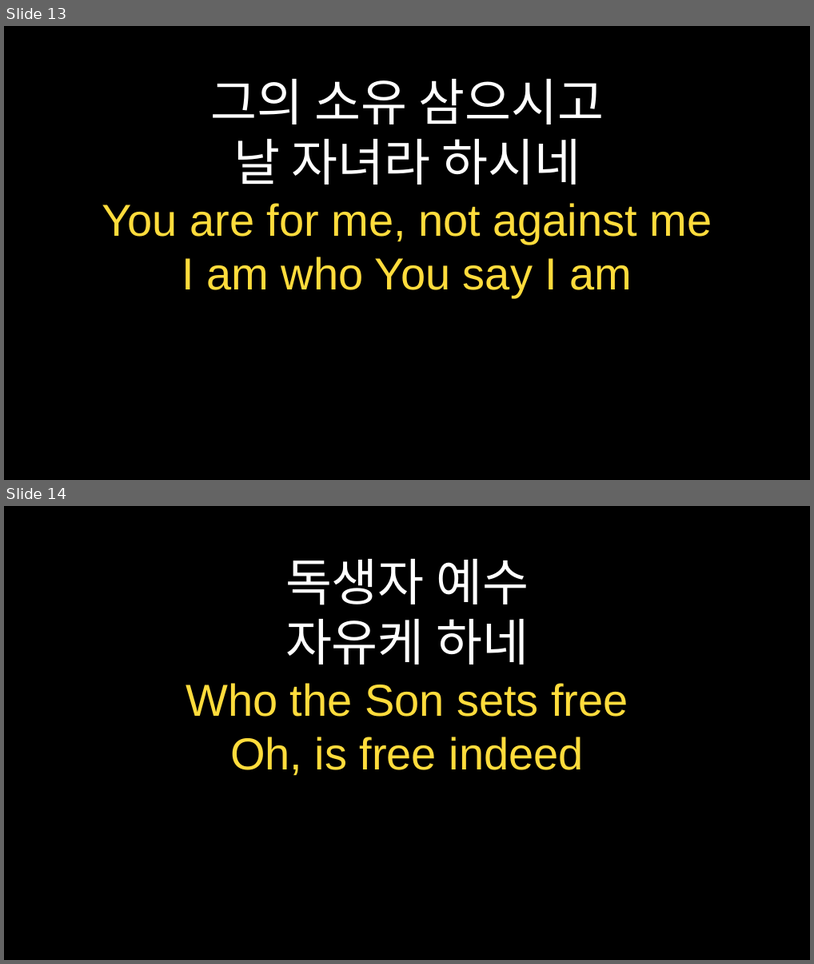
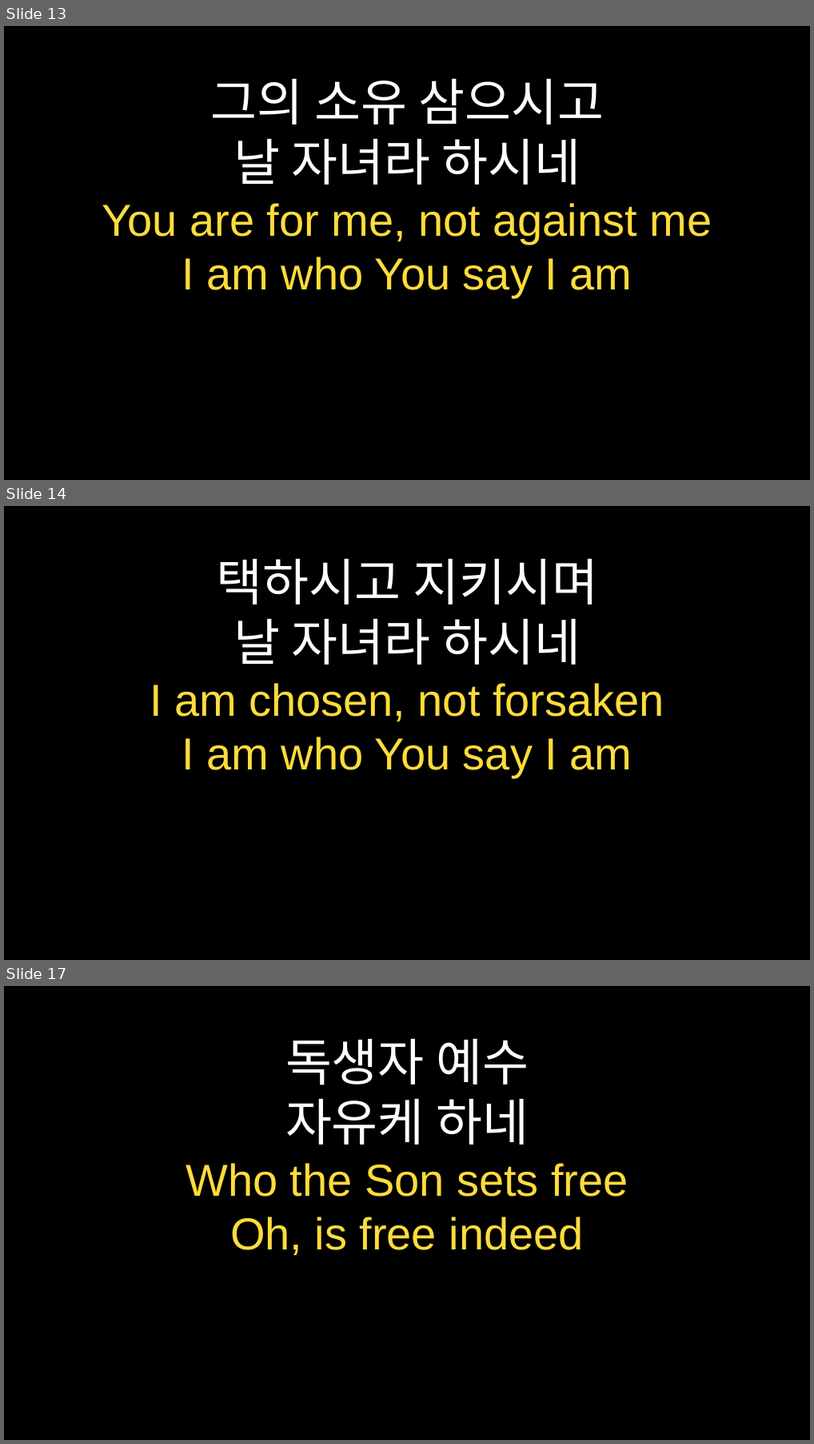
Before and after one commit to goldenbit1999/praisePPT, a slide deck: praisePPT/weekly_praise.pptx. Shown one above the other, each under a label of ours: slides 13 and 14 before the commit, slides 13, 14 and 17 after it; the slides between them are not shown. The pictures are 814x964 and 814x1444 pixels, drawn with LibreOffice and Linux fonts; fonts in the diff are those of the drawing. Boxes give left, top, right and bottom in pixels: in the first picture for what was removed or moved away, otherwise in the second. Text is boxed around its words. In the diff, an @@ line names an element or a change of style, - is before the commit and + after.

```diff
--- a/praisePPT/weekly_praise.pptx
+++ b/praisePPT/weekly_praise.pptx
@@ slide 14 added at (4,506,810,960), background #000000 @@
@@ text added at (150,559,665,777), 40 pt, text #FFDC3C @@
+택하시고 지키시며
+날 자녀라 하시네
+I am chosen, not forsaken
+I am who You say I am
@@ what was slide 14 is now slide 17 @@
```
Also in this commit, not shown: 14 slides changed, 11 other slides added, 10 slides removed, 10 other files.
